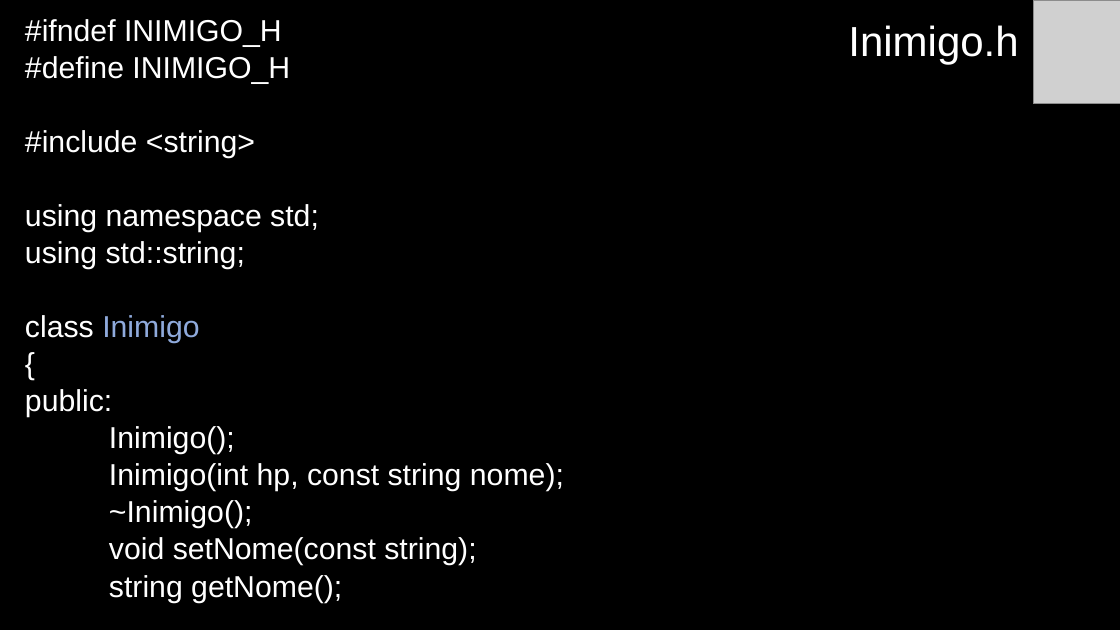
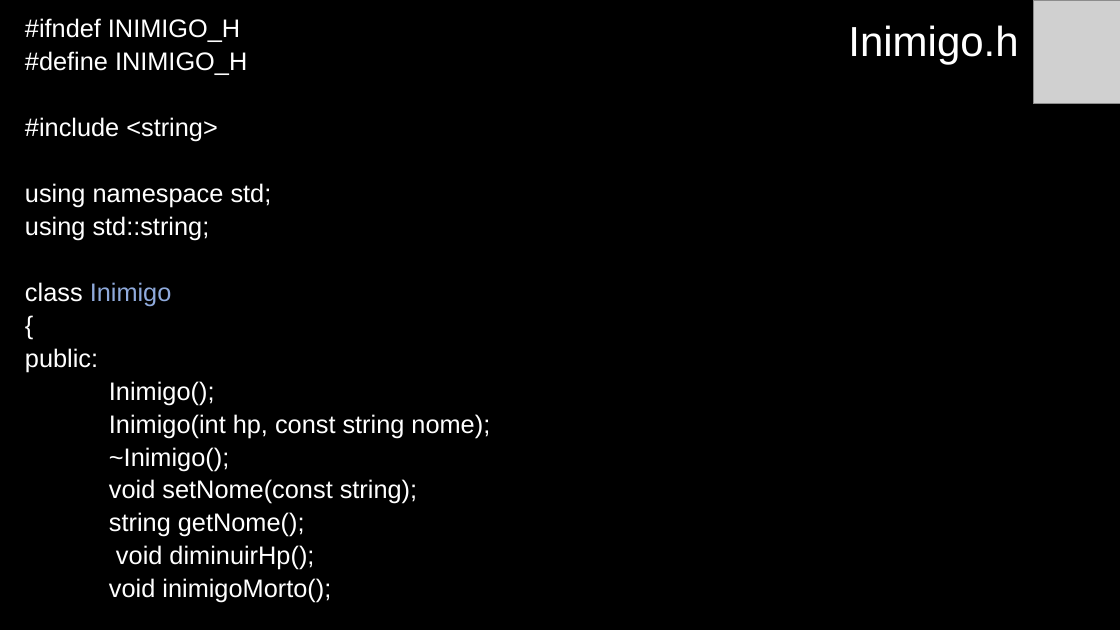
Before and after one commit to anaisabelamr/Arqueiro, a slide deck: slide 18 of Arqueiro/Arqueiro.pptx. Drawn at 1120x630 pixels with LibreOffice and Linux fonts; fonts in the diff are those of the drawing; grey boxes stand for pictures. Boxes give left, top, right and bottom in pixels: in the first picture for what was removed or moved away, otherwise in the second. Text is boxed around its words. In the diff, an @@ line names an element or a change of style, - is before the commit and + after.

Commit message:
Finalizada a classe Flecha

```diff
--- a/Arqueiro/Arqueiro.pptx
+++ b/Arqueiro/Arqueiro.pptx
@@ text at (x1=25, y1=18, x2=490, y2=537): size 25.9 to 21.7 pt in "#ifndef INIMIGO_H", "#define INIMIGO_H", "#include <string>", "using namespace std;" and 9 more places @@
@@ text at (x1=109, y1=545, x2=331, y2=603): paragraphs added @@
+void diminuirHp();
+void inimigoMorto();
```
Also in this commit, not shown: 14 other slides changed, 8 slides added, 3 slides removed, 28 other files.
